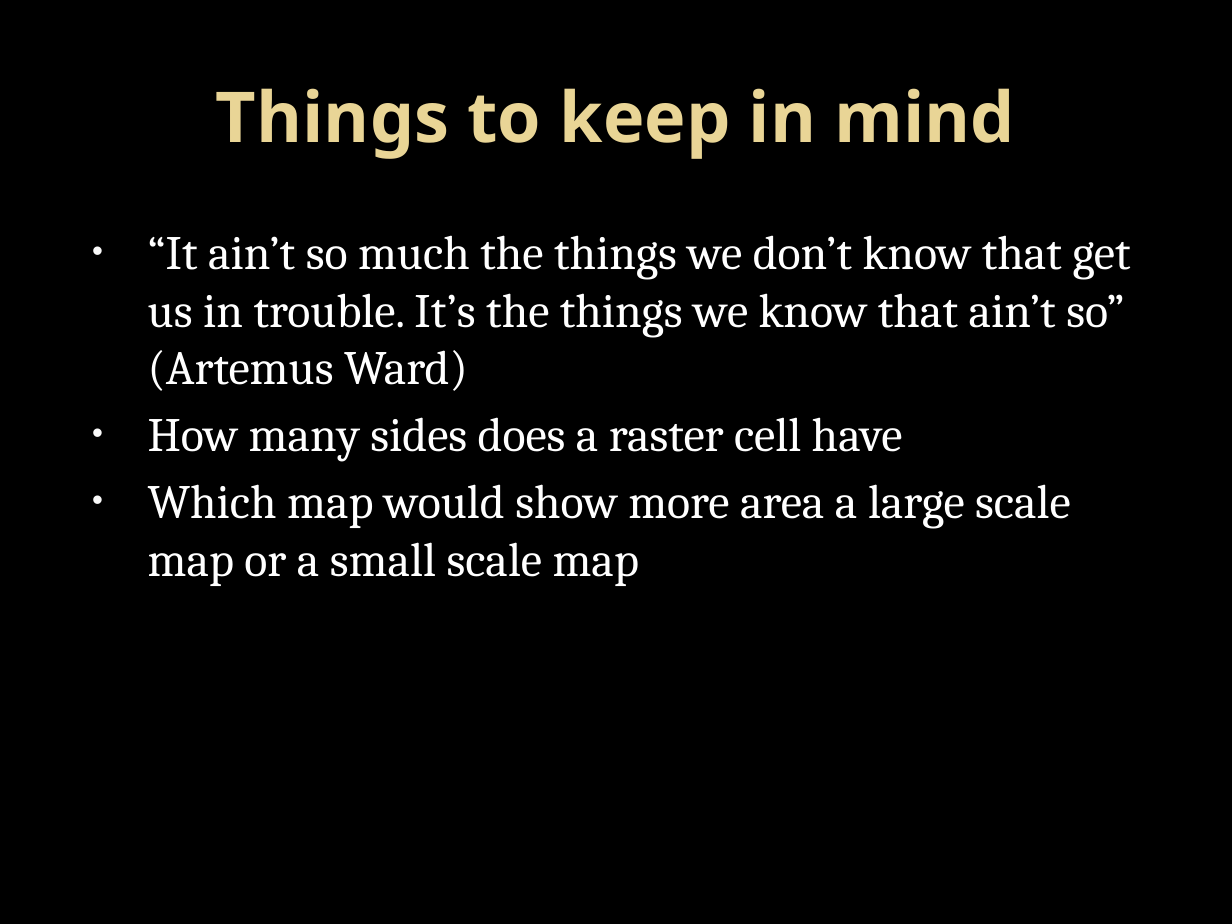
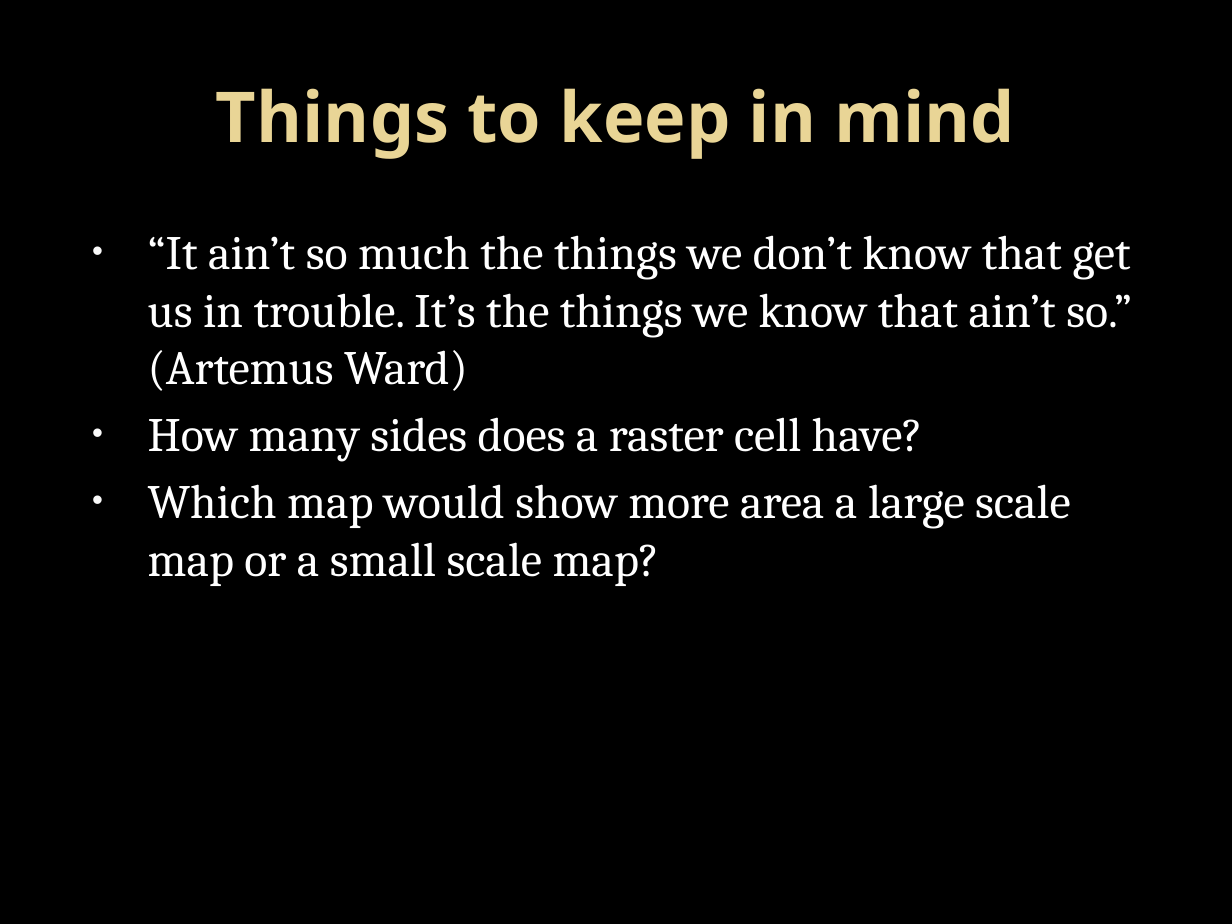
Before and after one commit to LukeKaim/python_training, a slide deck: slide 7 of introduction to python_1.pptx. Drawn at 1232x924 pixels with LibreOffice and Linux fonts; fonts in the diff are those of the drawing; background and template pictures are left out. Boxes give left, top, right and bottom in pixels: in the first picture for what was removed or moved away, otherwise in the second. Text is boxed around its words. In the diff, an @@ line names an element or a change of style, - is before the commit and + after.

```diff
--- a/introduction to python_1.pptx
+++ b/introduction to python_1.pptx
@@ text at (148, 235, 1132, 586): text changed @@
-• “It ain’t so much the things we don’t know that get us in trouble. It’s the things we know that ain’t so” (Artemus Ward)
-• How many sides does a raster cell have
-• Which map would show more area a large scale map or a small scale map
+• “It ain’t so much the things we don’t know that get us in trouble. It’s the things we know that ain’t so.” (Artemus Ward)
+• How many sides does a raster cell have?
+• Which map would show more area a large scale map or a small scale map?
```
Also in this commit, not shown: 16 other slides changed, 5 slides added, 17 other files.
